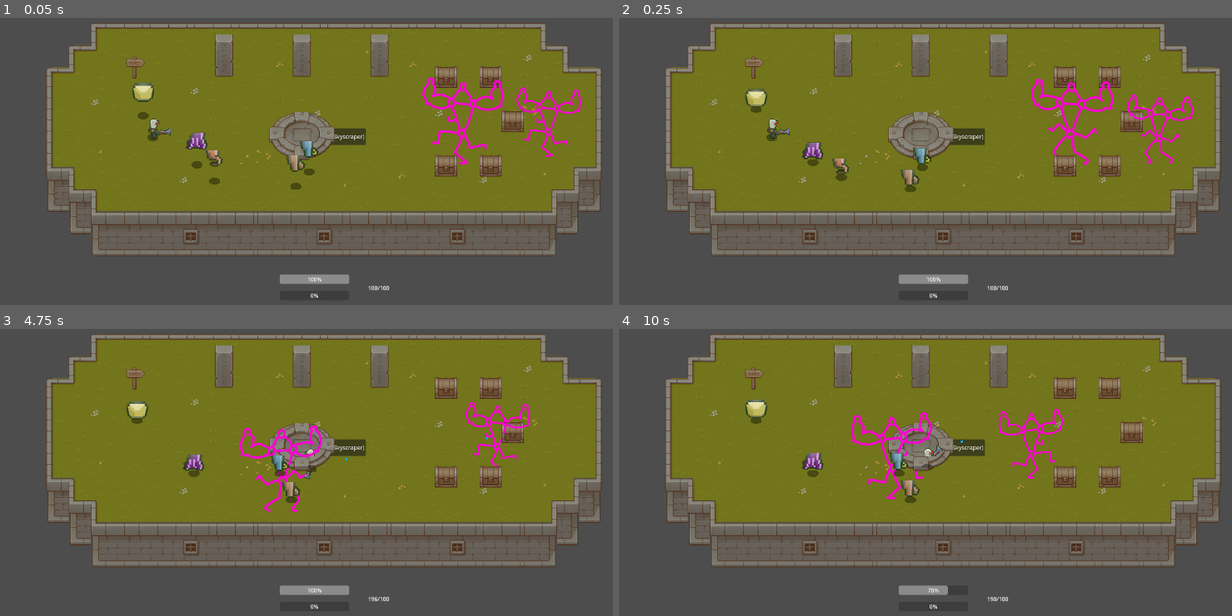
Above: before the commit, frames 1-4 (two rows, left to right).
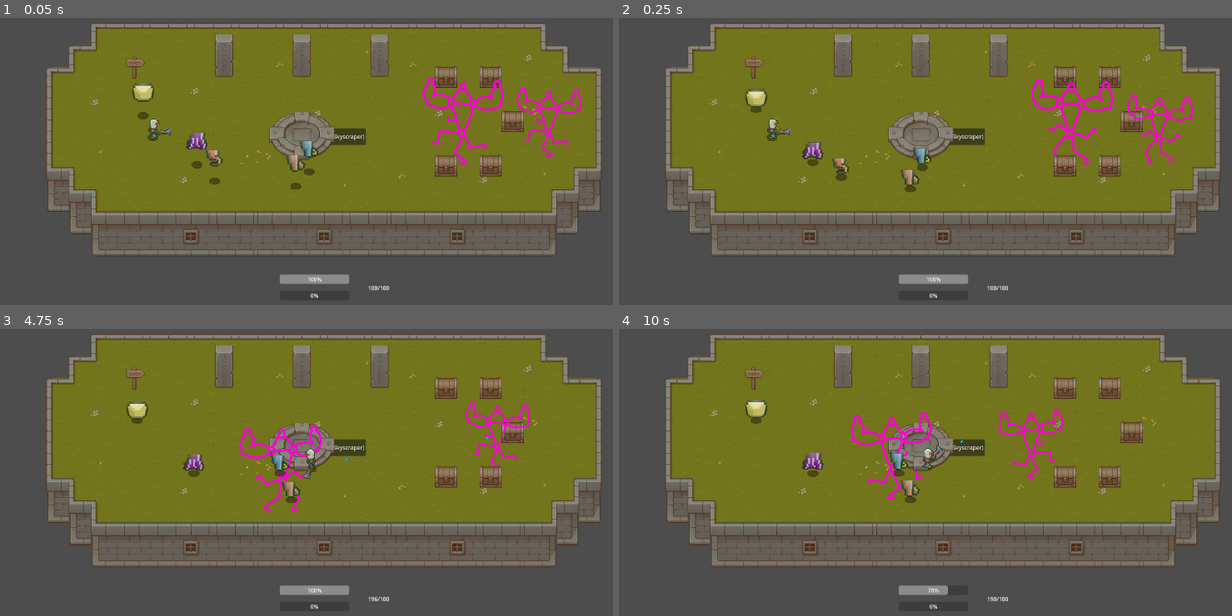
Above: after the commit, the same moments.

Repository: 100-Devs-1-Game/WildJamProject
Game: Godot game, scene res://modules/player/debug_map.tscn
Two runs of this game, one before a commit and one after it. Both use one fixed random seed, a clock stepped at 60 frames per second and the inputs below. This scene is started directly instead of the project's main scene.
Inputs (mouse positions are in pixels of both pictures, inside the frame that each line leads up to):
- Up to frame 1 (0.05 s): no input
- Up to frame 2 (0.25 s): no input
- Up to frame 3 (4.75 s): click "Start Game (Go to Skyscraper)" at 0.5 s; click "Start Game (Go to Skyscraper)" at 1.25 s; tap Enter at 2 s; move the mouse to (472, 423) at 2.02 s; hold D (movement_right) 2.03-2.78 s; hold Space (interact) 2.03-2.78 s; move the mouse to (190, 463) at 2.77 s; hold S (movement_down) 2.78-3.53 s; tap Shift (movement_sprint) at 2.85, 4.35 s; move the mouse to (392, 360) at 3.52 s; hold D (movement_right) 3.53-4.28 s; hold Space (interact) 3.53-4.28 s; move the mouse to (288, 518) at 4.27 s; hold W (movement_up) from 4.28 s (still down)
- Up to frame 4 (10 s): move the mouse to (1140, 501) at 5.02 s; release W (movement_up) at 5.03 s; hold Space (interact) 5.03-5.78 s; hold A (movement_left) 5.03-6.53 s; move the mouse to (741, 386) at 5.77 s; tap Shift (movement_sprint) at 5.85, 7.35, 8.85 s; move the mouse to (974, 443) at 6.52 s; hold S (movement_down) 6.53-7.28 s; hold Space (interact) 6.53-7.28 s; move the mouse to (845, 349) at 7.27 s; hold D (movement_right) 7.28-8.03 s; move the mouse to (1091, 423) at 8.02 s; hold W (movement_up) 8.03-8.78 s; hold Space (interact) 8.03-8.78 s; move the mouse to (809, 463) at 8.77 s; hold D (movement_right) 8.78-9.53 s; move the mouse to (1011, 360) at 9.52 s; hold S (movement_down) from 9.53 s (still down); hold Space (interact) from 9.53 s (still down)

The runs differ from the first frame. In frame 1, less than 0.1% of the frame differs, in the area x 24-26%, y 40-42%; in frame 2, less than 0.1%; in frame 3, less than 0.1%, in the area x 49-52%, y 42-52%; in frame 4, less than 0.1%.

Commit message:
Disable y-sorting on player scene
Was overriding some of the parent scenes y-sorting

Diff:
--- a/project/modules/player/player.tscn
+++ b/project/modules/player/player.tscn
@@ -1,19 +1,34 @@
 [gd_scene load_steps=18 format=3 uid="uid://h2lk2e0pam0g"]
 
 [ext_resource type="Script" uid="uid://b18ysuseie2dw" path="res://modules/player/player.gd" id="1_hqo1x"]
-[ext_resource type="PackedScene" path="res://modules/player/bullet.tscn" id="2_m7q0d"]
+[ext_resource type="PackedScene" uid="uid://tt37bu0jl5sw" path="res://modules/player/bullet.tscn" id="2_m7q0d"]
 [ext_resource type="Texture2D" uid="uid://cj1finvotitst" path="res://assets/player_parts/Android_legs_sheet_15x12.png" id="3_5rkg0"]
 [ext_resource type="Texture2D" uid="uid://biybclni06xgd" path="res://assets/shadow.png" id="3_ej5i3"]
 [ext_resource type="Texture2D" uid="uid://bi1gxmmhaheeo" path="res://assets/player_parts/Android_torso_sheet_13x13.png" id="4_ej5i3"]
 [ext_resource type="Texture2D" uid="uid://cwpvv1q45m832" path="res://assets/player_parts/Android_arm_sheet_9x9.png" id="5_dhhsu"]
 [ext_resource type="Texture2D" uid="uid://d0fdxjdvtk7fm" path="res://assets/player_parts/Android_heads_sheet_20x20.png" id="7_5opsm"]
 [ext_resource type="Texture2D" uid="uid://elkp0umlm138" path="res://assets/player_parts/Weapons.png" id="8_0rblh"]
-[ext_resource type="PackedScene" path="res://modules/player/player_hurtbox.tscn" id="9_dhhsu"]
+[ext_resource type="PackedScene" uid="uid://bjqqanft5hhy8" path="res://modules/player/player_hurtbox.tscn" id="9_dhhsu"]
 
 [sub_resource type="CapsuleShape2D" id="CapsuleShape2D_qgxqk"]
 radius = 5.0
 height = 20.0
 
+[sub_resource type="Animation" id="Animation_w2fbi"]
+length = 0.001
+tracks/0/type = "value"
+tracks/0/imported = false
+tracks/0/enabled = true
+tracks/0/path = NodePath("..:rotation")
+tracks/0/interp = 1
+tracks/0/loop_wrap = true
+tracks/0/keys = {
+"times": PackedFloat32Array(0),
+"transitions": PackedFloat32Array(1),
+"update": 0,
+"values": [0.0]
+}
+
 [sub_resource type="Animation" id="Animation_ksum8"]
 resource_name = "shoot"
 length = 0.25
@@ -28,21 +43,6 @@
 "transitions": PackedFloat32Array(1, 1),
 "update": 0,
 "values": [-0.4886922, 0.0]
-}
-
-[sub_resource type="Animation" id="Animation_w2fbi"]
-length = 0.001
-tracks/0/type = "value"
-tracks/0/imported = false
-tracks/0/enabled = true
-tracks/0/path = NodePath("..:rotation")
-tracks/0/interp = 1
-tracks/0/loop_wrap = true
-tracks/0/keys = {
-"times": PackedFloat32Array(0),
-"transitions": PackedFloat32Array(1),
-"update": 0,
-"values": [0.0]
 }
 
 [sub_resource type="Animation" id="Animation_p25l1"]
@@ -145,7 +145,6 @@
 }
 
 [node name="Player" type="CharacterBody2D" groups=["player"]]
-y_sort_enabled = true
 script = ExtResource("1_hqo1x")
 friction = 10000.0
 bullet_scene = ExtResource("2_m7q0d")
